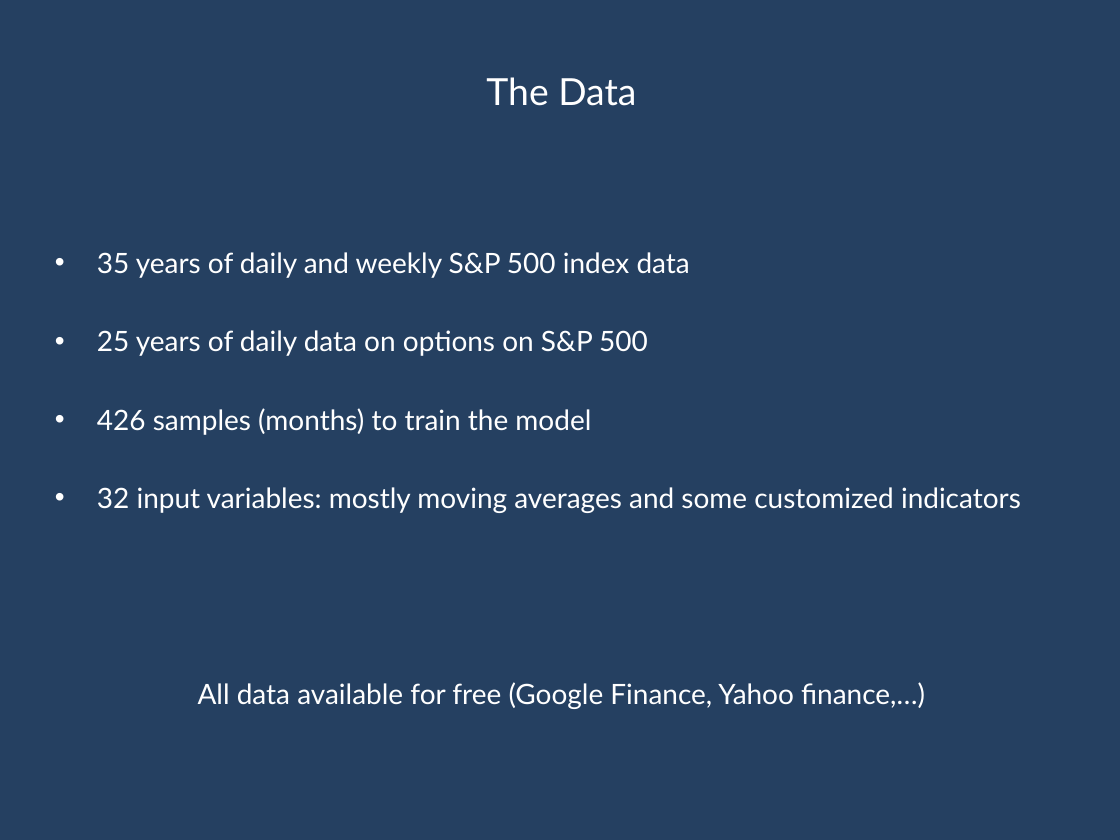
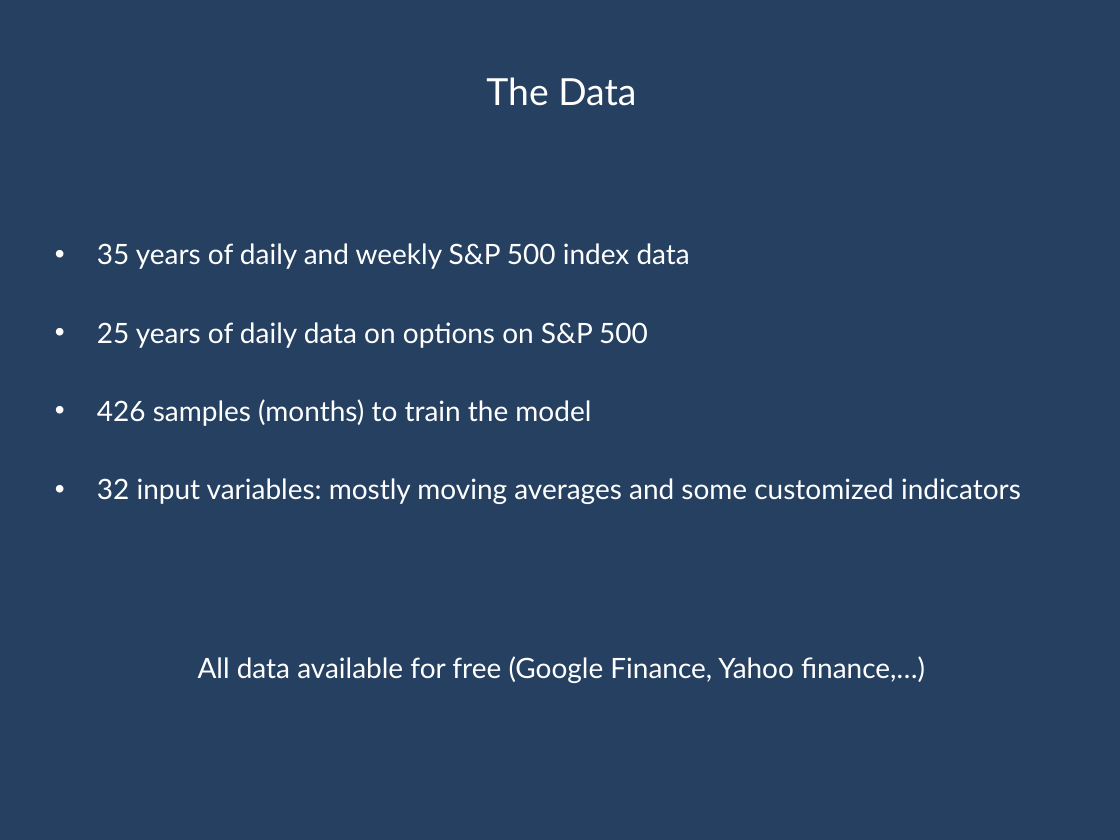
Before and after one commit to marcolunardi/metis, a slide deck: slide 4 of final_project/Metis Kojak.pptx. Drawn at 1120x840 pixels with LibreOffice and Linux fonts; fonts in the diff are those of the drawing. Boxes give left, top, right and bottom in pixels: in the first picture for what was removed or moved away, otherwise in the second. Text is boxed around its words. In the diff, an @@ line names an element or a change of style, - is before the commit and + after.

```diff
--- a/final_project/Metis Kojak.pptx
+++ b/final_project/Metis Kojak.pptx
@@ text "The Data" rewrapped from (97,77,1021,709) to (97,77,1021,683) @@
```
Also in this commit, not shown: 2 other slides changed, 1 other file.
